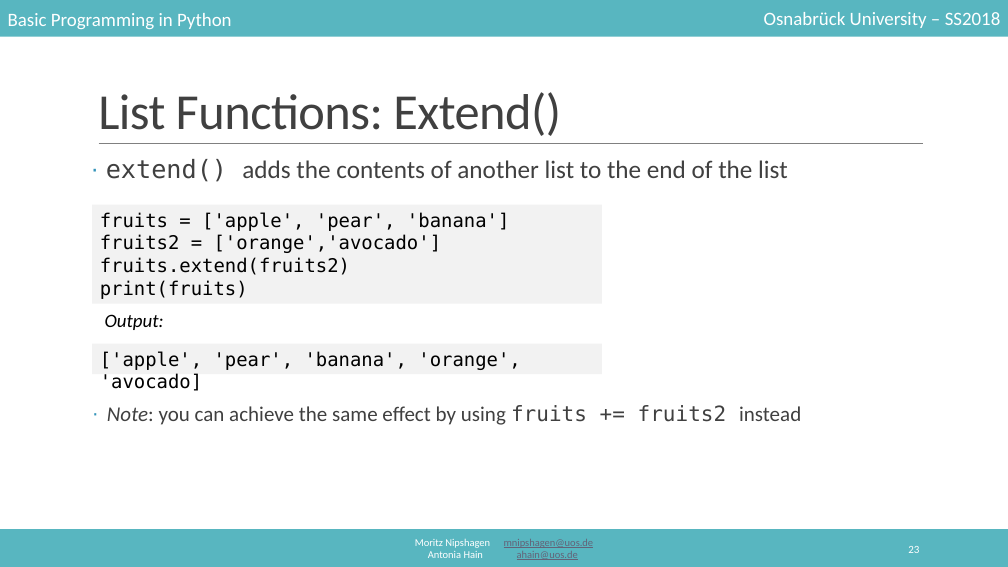
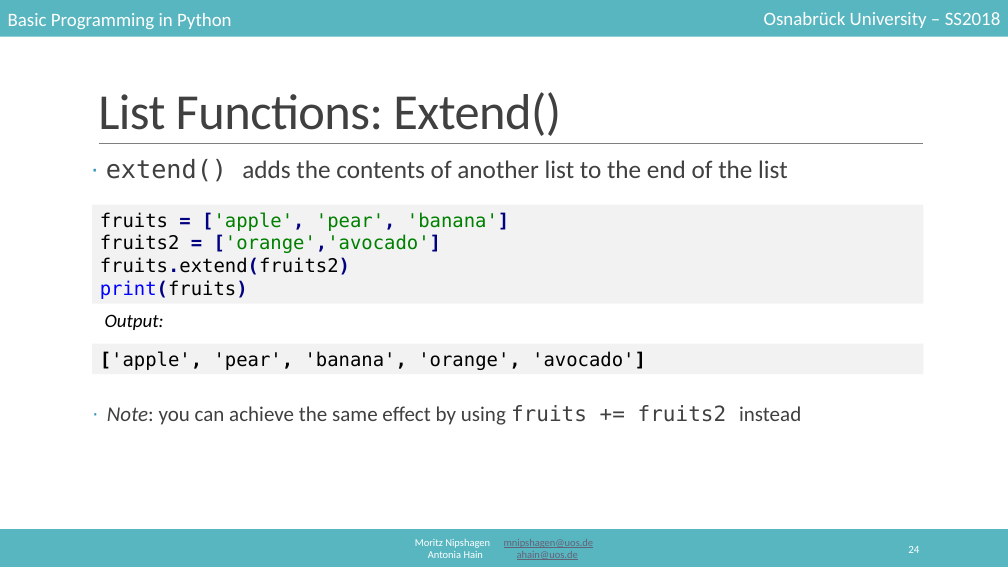
Before and after one commit to mnipshagen/monty, a slide deck: slide 24 of 2018/04/04_Lists_and_Collections.pptx (slide 23 before the commit). Drawn at 1008x567 pixels with LibreOffice and Linux fonts; fonts in the diff are those of the drawing. Boxes give left, top, right and bottom in pixels: in the first picture for what was removed or moved away, otherwise in the second. Text is boxed around its words. In the diff, an @@ line names an element or a change of style, - is before the commit and + after.

```diff
--- a/2018/04/04_Lists_and_Collections.pptx
+++ b/2018/04/04_Lists_and_Collections.pptx
@@ rectangle "fruits = ['apple', 'pear', 'banana']": place and size @@
-rectangle "fruits = ['apple', 'pear', 'banana']" at (92, 205, 602, 304)
+rectangle "fruits = ['apple', 'pear', 'banana']" at (92, 205, 924, 304)
@@ rectangle "fruits = ['apple', 'pear', 'banana']" at (92, 205, 924, 304): text colour #000000 to #000080, bold on in "= ['apple', 'pear', 'banana']", "= ['orange','avocado']", "fruits.extend(fruits2)", "print(fruits)"; text colour #000000 to #008000 in "['apple', 'pear', 'banana']", "['orange','avocado']"; text colour #000000 to #0000FF in "print(fruits)" @@
@@ rectangle "['apple', 'pear', 'banana', 'orange', 'avocado']": place and size @@
-rectangle "['apple', 'pear', 'banana', 'orange', 'avocado']" at (92, 344, 602, 374)
+rectangle "['apple', 'pear', 'banana', 'orange', 'avocado']" at (92, 344, 924, 374)
@@ text in rectangle at (100, 351, 646, 370): text changed @@
-['apple', 'pear', 'banana', 'orange', 'avocado]
+['apple', 'pear', 'banana', 'orange', 'avocado']
@@ page number at (908, 546, 919, 553): text changed @@
-23
+24
```
Also in this commit, not shown: 53 other slides changed, 3 slides added, 1 other file.
